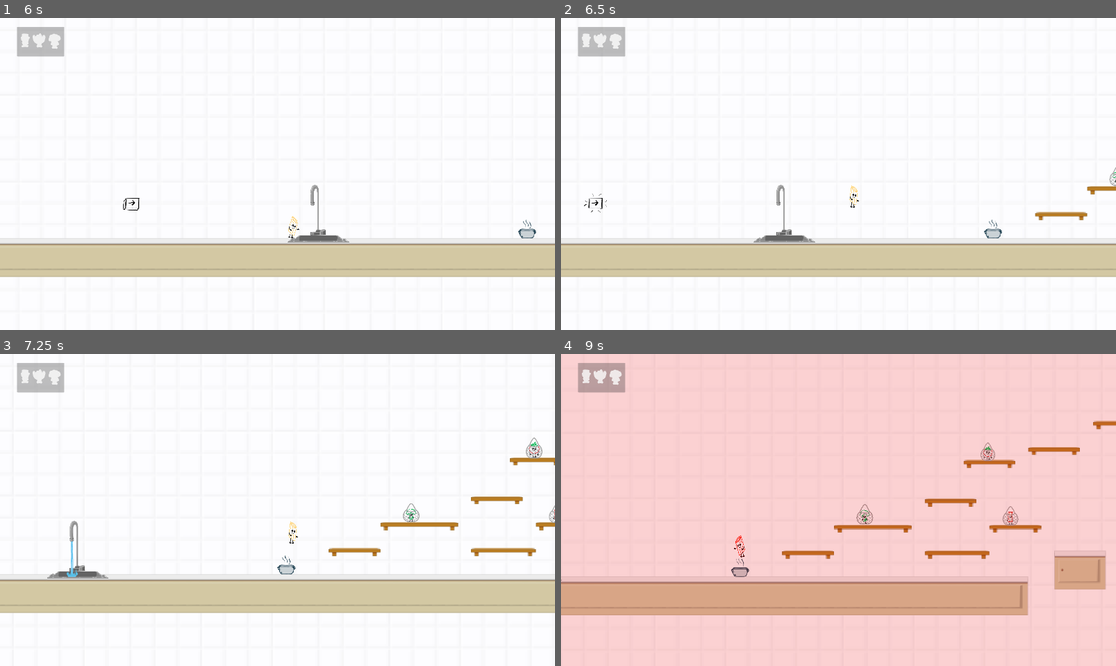
Above: before the commit, frames 1-4 (two rows, left to right).
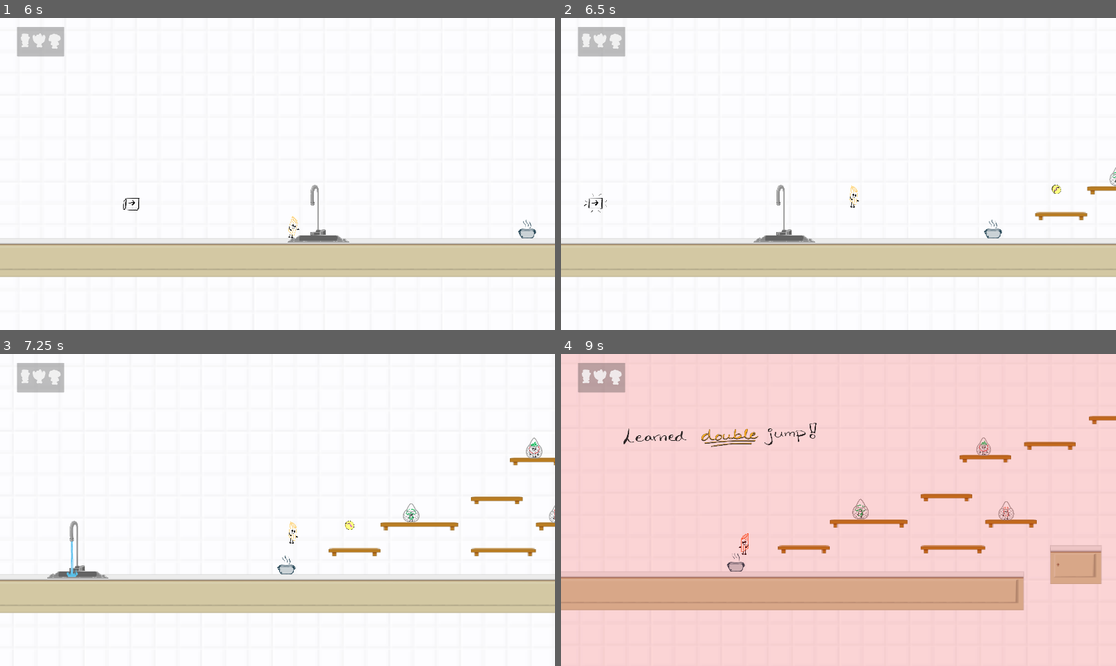
Above: after the commit, the same moments.

Repository: johannaeklundh/penneforyourlife
Game: Godot game, scene res://Assets/Scenes/IntroScene.tscn
Same seed, same stepped clock (60 frames per second), same inputs: the game is played once before the commit and once after it.
Inputs:
- Up to frame 1 (6 s): hold Right (move_right) 0.53-2.03 s; tap Space (jump) at 0.6, 0.77, 1.07, 1.52, 1.55, 1.82, 2.1, 3.02, 3.05, 3.32, 3.6, 3.77, 4.07, 4.52, 4.55, 4.82, 5.1 s; tap E (interact) every 1.5 s from 1.35 to 5.85 s; hold Left (move_left) 2.03-4.28 s; hold Right (move_right) from 4.28 s (still down)
- Up to frame 2 (6.5 s): keep holding Right (move_right); tap Space (jump) at 6.02, 6.05, 6.32 s
- Up to frame 3 (7.25 s): keep holding Right (move_right); tap Space (jump) at 6.6, 6.77, 7.07 s
- Up to frame 4 (9 s): tap E (interact) at 7.35, 8.85 s; tap Space (jump) at 7.52, 7.55, 7.82, 8.1 s; release Right (move_right) at 8.03 s; hold Left (move_left) from 8.03 s (still down)

Frame 1 is identical in both runs. In frame 2, less than 0.1% of the frame differs, in the area x 88-91%, y 53-57%; in frame 3, less than 0.1%; in frame 4, 7.7%, in the area x 0-100%, y 19-84%.

Commit message:
moved some files

Diff:
--- a/Assets/Scenes/Areas/area_1.tscn
+++ b/Assets/Scenes/Areas/area_1.tscn
@@ -1,6 +1,6 @@
-[gd_scene load_steps=43 format=4 uid="uid://1h24hba514qq"]
-
-[ext_resource type="Script" uid="uid://drvp2h6p6ennw" path="res://Assets/Scenes/Areas/area_1.gd" id="1_7fk0h"]
+[gd_scene load_steps=46 format=4 uid="uid://1h24hba514qq"]
+
+[ext_resource type="Script" uid="uid://drvp2h6p6ennw" path="res://Assets/Scripts/area_1.gd" id="1_7fk0h"]
 [ext_resource type="PackedScene" uid="uid://br4bmuwc5rwhj" path="res://Assets/Scenes/player.tscn" id="2_3uyhe"]
 [ext_resource type="TileSet" uid="uid://jnpp80o3230q" path="res://Assets/Sprites/my_tileset.tres" id="2_6rwvx"]
 [ext_resource type="PackedScene" uid="uid://cit4kytxcbs6u" path="res://Assets/Scenes/background.tscn" id="3_8wi1m"]
@@ -11,7 +11,7 @@
 [ext_resource type="Texture2D" uid="uid://cj527o0asfxi1" path="res://Assets/Sprites/spaceButton.png" id="9_0ufq0"]
 [ext_resource type="Texture2D" uid="uid://4rg4kgpb7xmp" path="res://Assets/Sprites/broccoliIdle.png" id="11_xl8b6"]
 [ext_resource type="Script" uid="uid://bnic6xqlvt8sr" path="res://Assets/Scripts/follower.gd" id="12_5cg6o"]
-[ext_resource type="Script" uid="uid://dunbiuy65qgs4" path="res://Assets/Scenes/Areas/friend_slots.gd" id="14_xl8b6"]
+[ext_resource type="Script" uid="uid://dunbiuy65qgs4" path="res://Assets/Scripts/friend_slots.gd" id="14_xl8b6"]
 [ext_resource type="PackedScene" uid="uid://cc5s47rhrhqtp" path="res://Assets/Scenes/broccoli.tscn" id="15_ttsc2"]
 [ext_resource type="PackedScene" uid="uid://c5v2wki4am6s0" path="res://Assets/Scenes/bacon.tscn" id="16_lbrap"]
 [ext_resource type="PackedScene" uid="uid://bw2lp40psx22t" path="res://Assets/Scenes/tomato.tscn" id="16_ttsc2"]
@@ -19,8 +19,11 @@
 [ext_resource type="Texture2D" uid="uid://deimo4p1ggjjd" path="res://Assets/Sprites/bacon.png" id="18_c8jce"]
 [ext_resource type="Texture2D" uid="uid://ce7r6sxeyd0aq" path="res://Assets/Sprites/OverlayUtan.png" id="18_xai42"]
 [ext_resource type="Texture2D" uid="uid://4qrp1chh0fdg" path="res://Assets/Sprites/star.png" id="19_c8jce"]
+[ext_resource type="Texture2D" uid="uid://c6ktskl6xao1v" path="res://Assets/Sprites/doubleJumpMessage.png" id="21_j7vlb"]
 [ext_resource type="PackedScene" uid="uid://68rn20sr6wos" path="res://Assets/Scenes/spoon_goal.tscn" id="21_u0xoj"]
+[ext_resource type="PackedScene" uid="uid://cpj4enb6bro6x" path="res://Assets/Scenes/double_jump_power_up.tscn" id="22_klwya"]
 [ext_resource type="PackedScene" uid="uid://bckai1logl3na" path="res://Assets/Scenes/obstacle_faucet.tscn" id="22_p11o7"]
+[ext_resource type="Script" uid="uid://cjwxun4qh412x" path="res://Assets/Scripts/double_jump_message.gd" id="24_g3rwo"]
 
 [sub_resource type="GDScript" id="GDScript_5cg6o"]
 script/source = "extends Camera2D
@@ -230,6 +233,7 @@
 collision_mask = 2
 
 [node name="CollisionShapeArea" type="CollisionShape2D" parent="Obstacle/Area2D"]
+visible = false
 position = Vector2(-1, -1)
 shape = SubResource("CapsuleShape2D_0ufq0")
 
@@ -407,13 +411,25 @@
 initial_velocity_min = 1000.0
 initial_velocity_max = 1000.0
 
+[node name="doubleJumpMessage" type="Sprite2D" parent="HUD" groups=["message"]]
+visible = false
+position = Vector2(550, 280)
+scale = Vector2(0.723022, 0.649148)
+texture = ExtResource("21_j7vlb")
+script = ExtResource("24_g3rwo")
+
 [node name="SpoonGoal" parent="." instance=ExtResource("21_u0xoj")]
 z_index = -1
 position = Vector2(993, -2.00002)
 rotation = 0.471239
+collision_layer = 16
+collision_mask = 2
 launch_force = 20.0
 launch_angle = Vector2(50, -40)
 launch_duration = 0.5
+
+[node name="doubleJump" parent="." instance=ExtResource("22_klwya")]
+position = Vector2(106, -60)
 
 [connection signal="body_entered" from="Obstacle/Area2D" to="." method="_on_area_2d_body_entered"]
 [connection signal="body_entered" from="Pit" to="." method="_on_pit_body_entered"]
--- a/Assets/Scenes/bacon.tscn
+++ b/Assets/Scenes/bacon.tscn
@@ -163,6 +163,7 @@
 initial_velocity_max = 20.0
 
 [node name="CollisionShape2D" type="CollisionShape2D" parent="."]
+visible = false
 position = Vector2(0, -4)
 shape = SubResource("CapsuleShape2D_vfwhs")
 
--- a/Assets/Scenes/broccoli.tscn
+++ b/Assets/Scenes/broccoli.tscn
@@ -163,6 +163,7 @@
 initial_velocity_max = 20.0
 
 [node name="CollisionShape2D" type="CollisionShape2D" parent="."]
+visible = false
 position = Vector2(0, -3.5)
 shape = SubResource("CapsuleShape2D_2i2eb")
 
--- a/Assets/Scenes/obstacle.tscn
+++ b/Assets/Scenes/obstacle.tscn
@@ -45,5 +45,6 @@
 autoplay = "boilingPot"
 
 [node name="CollisionShape2D" type="CollisionShape2D" parent="."]
+visible = false
 position = Vector2(-1, -1)
 shape = SubResource("CapsuleShape2D_vcivv")
--- a/Assets/Scenes/obstacle_faucet.tscn
+++ b/Assets/Scenes/obstacle_faucet.tscn
@@ -50,6 +50,7 @@
 frame_progress = 0.214723
 
 [node name="FaucetCollision" type="CollisionShape2D" parent="."]
+visible = false
 position = Vector2(-50, -152.25)
 shape = SubResource("RectangleShape2D_ororg")
 
@@ -58,5 +59,6 @@
 collision_mask = 2
 
 [node name="CollisionShape2D" type="CollisionShape2D" parent="WaterArea"]
+visible = false
 position = Vector2(-70, 80)
 shape = SubResource("RectangleShape2D_nx85x")
--- a/Assets/Scenes/spoon_goal.tscn
+++ b/Assets/Scenes/spoon_goal.tscn
@@ -1,6 +1,6 @@
 [gd_scene load_steps=4 format=3 uid="uid://68rn20sr6wos"]
 
-[ext_resource type="Script" uid="uid://c8i4delpkonys" path="res://Assets/Scenes/spoon_goal.gd" id="1_mluox"]
+[ext_resource type="Script" uid="uid://c8i4delpkonys" path="res://Assets/Scripts/spoon_goal.gd" id="1_mluox"]
 [ext_resource type="Texture2D" uid="uid://th5i0664xyt" path="res://Assets/Sprites/spoon.png" id="1_r4fg7"]
 
 [sub_resource type="CapsuleShape2D" id="CapsuleShape2D_r4fg7"]
--- a/Assets/Scenes/tomato.tscn
+++ b/Assets/Scenes/tomato.tscn
@@ -144,6 +144,7 @@
 initial_velocity_max = 20.0
 
 [node name="CollisionShape2D" type="CollisionShape2D" parent="."]
+visible = false
 position = Vector2(0, -4)
 shape = SubResource("CapsuleShape2D_d1kpk")
 
--- a/Assets/Scripts/player_animator.gd
+++ b/Assets/Scripts/player_animator.gd
@@ -28,6 +28,7 @@
 		sprite.play("idle")
 
 func play_attack():
+
 	is_attacking = true
 	sprite.play("hit")
 
--- a/project.godot
+++ b/project.godot
@@ -22,6 +22,10 @@
 
 window/size/viewport_width=1920
 window/size/viewport_height=1080
+
+[global_group]
+
+message=""
 
 [input]
 
Renamed: cpu_particles_2d.tscn -> Assets/Scenes/cpu_particles_2d.tscn
Renamed: Assets/Scenes/Areas/area_1.gd -> Assets/Scripts/area_1.gd
Renamed: Assets/Scenes/Areas/area_1.gd.uid -> Assets/Scripts/area_1.gd.uid
Renamed: Assets/Scenes/Areas/friend_slots.gd -> Assets/Scripts/friend_slots.gd
Renamed: Assets/Scenes/Areas/friend_slots.gd.uid -> Assets/Scripts/friend_slots.gd.uid
Renamed: Assets/Scenes/spoon_goal.gd -> Assets/Scripts/spoon_goal.gd
Renamed: Assets/Scenes/spoon_goal.gd.uid -> Assets/Scripts/spoon_goal.gd.uid
